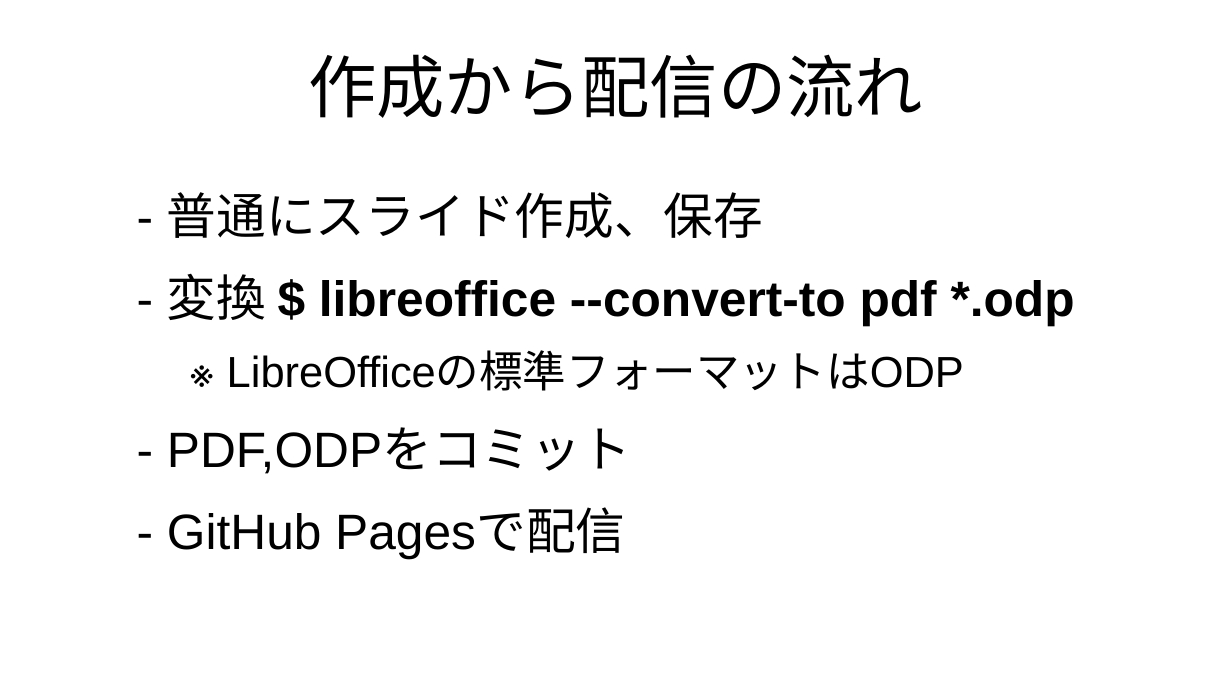
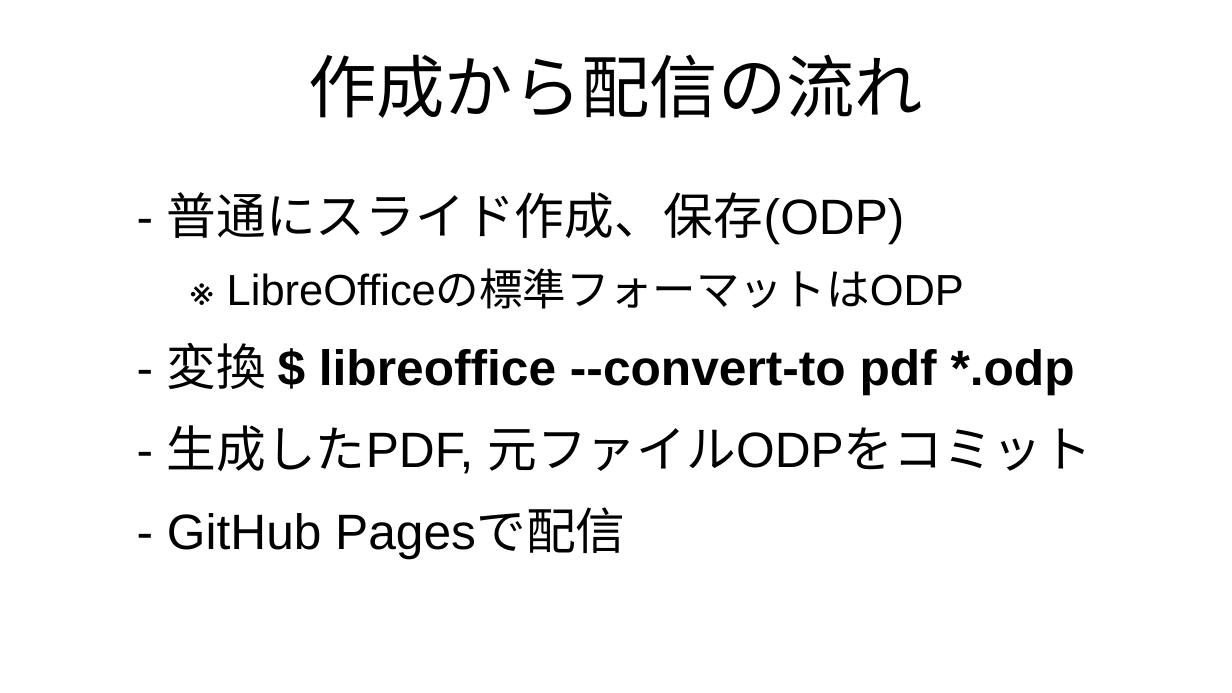
Before and after one commit to kijimaD/roam-ui, a slide deck: slide 8 of pages/pdfs/20250201_slide.odp. Drawn at 1232x693 pixels with LibreOffice and Linux fonts; fonts in the diff are those of the drawing. Boxes give left, top, right and bottom in pixels: in the first picture for what was removed or moved away, otherwise in the second. Text is boxed around its words. In the diff, an @@ line names an element or a change of style, - is before the commit and + after.

```diff
--- a/pages/pdfs/20250201_slide.odp
+++ b/pages/pdfs/20250201_slide.odp
@@ text at (167,192,904,245): text changed; size 32 to 28 pt @@
-- 普通にスライド作成、保存
+- 普通にスライド作成、保存(ODP)
+  ※ LibreOfficeの標準フォーマットはODP
@@ text at (167,425,1092,474): text changed; size 28 to 32 pt @@
-  ※ LibreOfficeの標準フォーマットはODP
-- PDF,ODPをコミット
+- 生成したPDF, 元ファイルODPをコミット
```
Also in this commit, not shown: 6 other slides changed, 4 other files.
